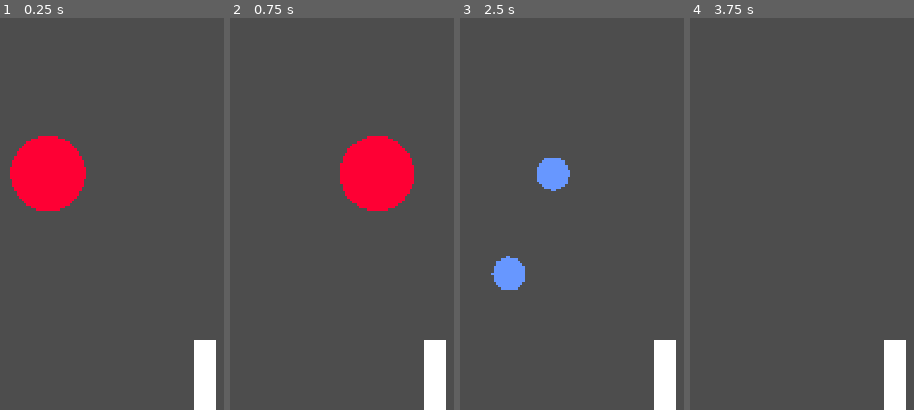
Above: before the commit, frames 1-4 (left to right).
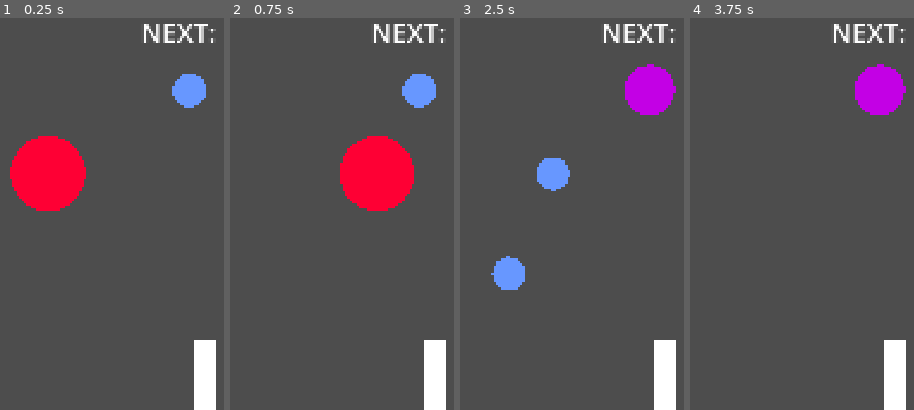
Above: after the commit, the same moments.

Repository: petrsek/Merge-Ball
Game: Godot game, scene res://scenes/endless_mode.tscn
The game is run twice, just before and just after one commit, with the same random seed, the same clock (stepped at 60 frames per second) and the same inputs.
Inputs (mouse positions are % of the whole screen's width and height, from its top left):
- Up to frame 1 (0.25 s): no input
- Up to frame 2 (0.75 s): tap Enter at 0.5 s; move the mouse to (72, 44) at 0.52 s; click (72, 44) at 0.67 s
- Up to frame 3 (2.5 s): drag from (30, 55) to (50, 39) at 1.27 s; move the mouse to (60, 27) at 2.02 s; click (60, 27) at 2.17 s
- Up to frame 4 (3.75 s): drag from (45, 70) to (20, 34) at 2.77 s; move the mouse to (80, 65) at 3.52 s; click (80, 65) at 3.67 s
The pictures show only the part of the screen within x 39-89%, y 0-50%; the shares and areas given below are measured in that part.

The runs differ from the first frame. In frame 1, 1.8% of the frame differs, in the area x 64-97%, y 1-23%; in frame 2, 1.8%; in frame 3, 3.0%, in the area x 64-97%, y 1-25%; in frame 4, 3.0%.

Commit message:
Added preview of next ball

Diff:
--- a/scenes/endless_mode.tscn
+++ b/scenes/endless_mode.tscn
@@ -73,18 +73,27 @@
 
 [node name="VSplitContainer" type="VSplitContainer" parent="UI" unique_id=1618056720]
 layout_mode = 2
-split_offsets = PackedInt32Array(88, 1831)
+split_offsets = PackedInt32Array(0, 1707)
 drag_area_highlight_in_editor = true
-split_offset = 88
 
-[node name="ScoreLabel" type="Label" parent="UI/VSplitContainer" unique_id=1330706825 node_paths=PackedStringArray("score_mult_timer")]
+[node name="HBoxContainer" type="HSplitContainer" parent="UI/VSplitContainer" unique_id=2096558352]
+layout_mode = 2
+split_offsets = PackedInt32Array(735)
+split_offset = 735
+
+[node name="ScoreLabel" type="Label" parent="UI/VSplitContainer/HBoxContainer" unique_id=1330706825 node_paths=PackedStringArray("score_mult_timer")]
 layout_mode = 2
 label_settings = SubResource("LabelSettings_xc8o4")
 script = ExtResource("4_ngx8f")
 score_mult_timer = NodePath("ScoreMultTimer")
 
-[node name="ScoreMultTimer" type="Timer" parent="UI/VSplitContainer/ScoreLabel" unique_id=845855759]
+[node name="ScoreMultTimer" type="Timer" parent="UI/VSplitContainer/HBoxContainer/ScoreLabel" unique_id=845855759]
 wait_time = 0.5
+
+[node name="NextBallLabel" type="Label" parent="UI/VSplitContainer/HBoxContainer" unique_id=1337660220]
+layout_mode = 2
+theme_override_font_sizes/font_size = 64
+text = "NEXT:"
 
 [node name="CenterContainer" type="CenterContainer" parent="UI/VSplitContainer" unique_id=1004109638]
 layout_mode = 2
@@ -114,10 +123,10 @@
 horizontal_alignment = 2
 vertical_alignment = 2
 
-[connection signal="balls_merged" from="." to="UI/VSplitContainer/ScoreLabel" method="_on_balls_merged"]
+[connection signal="balls_merged" from="." to="UI/VSplitContainer/HBoxContainer/ScoreLabel" method="_on_balls_merged"]
 [connection signal="stop_countdown" from="Container/ContainerTopArea" to="." method="_on_container_top_area_stop_countdown"]
 [connection signal="timeout" from="Container/ContainerTopArea/TimerToCountdown" to="." method="_on_timer_to_countdown_timeout"]
 [connection signal="body_entered" from="BottomBorder" to="BottomBorder" method="_on_body_entered"]
 [connection signal="timeout" from="GameOverTimer" to="." method="_on_game_over_timer_timeout"]
-[connection signal="timeout" from="UI/VSplitContainer/ScoreLabel/ScoreMultTimer" to="UI/VSplitContainer/ScoreLabel" method="_on_score_mult_timer_timeout"]
+[connection signal="timeout" from="UI/VSplitContainer/HBoxContainer/ScoreLabel/ScoreMultTimer" to="UI/VSplitContainer/HBoxContainer/ScoreLabel" method="_on_score_mult_timer_timeout"]
 [connection signal="pressed" from="UI/VSplitContainer/CenterContainer/VBoxContainer/RestartButton" to="." method="_on_restart_button_pressed"]
--- a/scripts/game_controller.gd
+++ b/scripts/game_controller.gd
@@ -11,6 +11,8 @@
 @export var ball_top_offset: int = 400 ## height (from top) of the ball before dropping
 @onready var ball_scene = preload("res://components/base-ball.tscn") ## Base ball scene (level 0)
 var ball: Ball ## New ball currently being controlled by player
+var next_ball: Ball ## Next ball in line
+@export var next_ball_pos: Vector2 = Vector2(880, 200) ## Center pos of next ball preview
 
 var game_ending: bool = false ## indicates whether there is a ball in ContainerTopArea
 var game_over: bool = false ## indicates whether the game has ended
@@ -74,16 +76,25 @@
 	await get_tree().create_timer(.5).timeout
 	ReadyBall()
 
-## Generates a new [Ball] and saves it to the [member GameController.ball]
+## Generates a new [Ball] and saves it to the [member GameController.next_ball]
 ## [br][br]
-## [Ball] is generated at y = [member GameController.ball_top_offset] and x = [method GameController.GetMouseXPos] [br]
+## [Ball] is [member GameController.next_ball_pos] [br]
 ## Level is generated by [method GameController.GetNextLevel]
+func ReadyNextBall():
+	var level = GetNextLevel()
+	var new_ball = CreateBall(next_ball_pos, level)
+	next_ball = new_ball
+	self.add_child.call_deferred(next_ball)
+
+func SwitchToNextBall():
+	if (next_ball == null):
+		ReadyNextBall()
+	ball = next_ball
+	ball.global_position = Vector2(GetMouseXPos(), ball_top_offset)
+
 func ReadyBall():
-	var level = GetNextLevel()
-	var glob_pos = Vector2(GetMouseXPos(), ball_top_offset)
-	var new_ball = CreateBall(glob_pos, level)
-	ball = new_ball
-	self.add_child.call_deferred(ball)
+	SwitchToNextBall()
+	ReadyNextBall()
 
 ## Returns a new [Ball] of specified [param level] on [param glob_pos] global position
 func CreateBall(glob_pos: Vector2, level: int):
